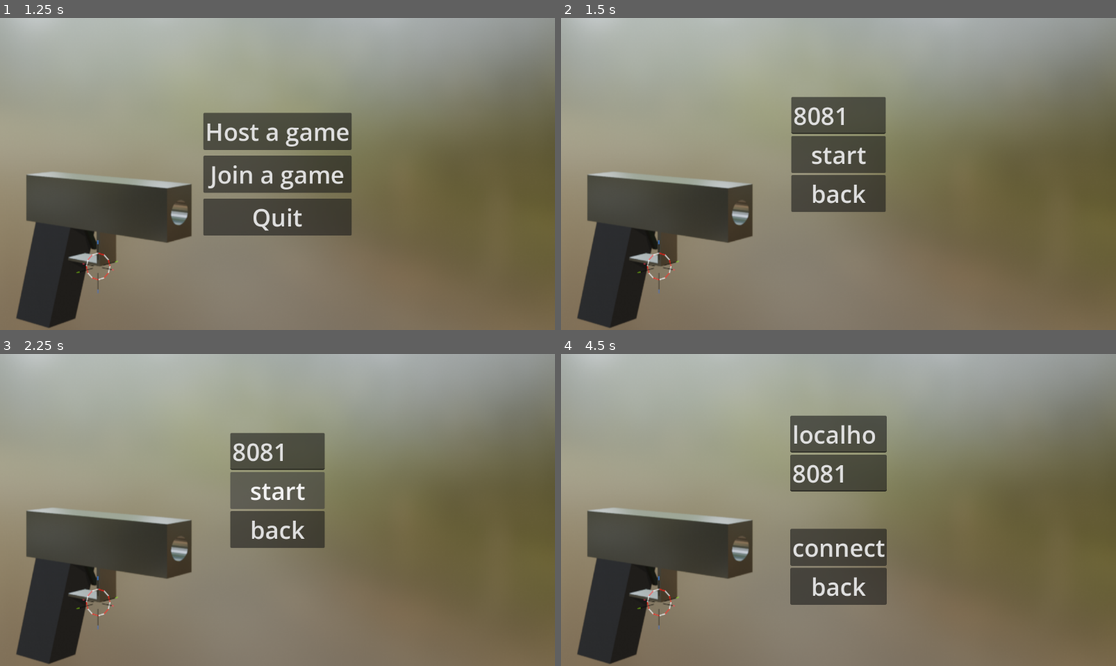
Above: before the commit, frames 1-4 (two rows, left to right).
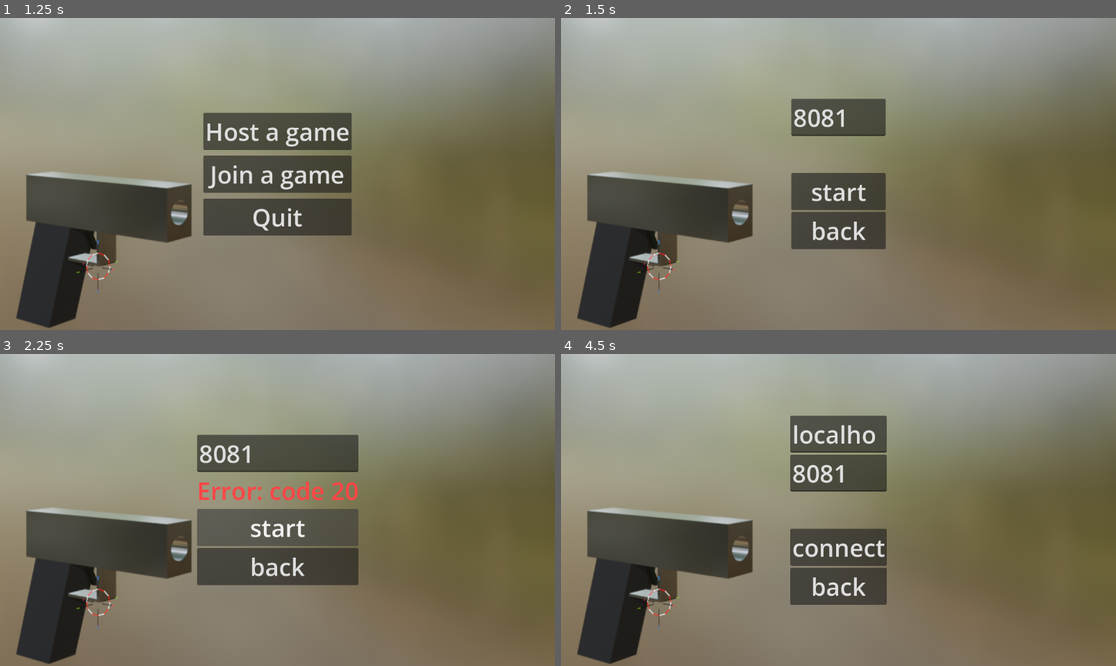
Above: after the commit, the same moments.

Repository: GazizVR/special-shot
Game: Godot game, scene res://scenes/Menu.tscn
Same seed, same stepped clock (60 frames per second), same inputs: the game is played once before the commit and once after it.
Inputs (mouse positions are in pixels of both pictures, inside the frame that each line leads up to):
- Up to frame 1 (1.25 s): tap Enter at 0.5 s; move the mouse to (399, 158) at 0.52 s; hold D (walk_right) from 0.53 s (still down); tap Ctrl (crouch) at 0.6 s
- Up to frame 2 (1.5 s): release D (walk_right) at 1.25 s; click "Host a game" at 1.25 s
- Up to frame 3 (2.25 s): click "start" at 2 s
- Up to frame 4 (4.5 s): click "start" at 2.75 s; click "back" at 3.5 s; click "Join a game" at 4.25 s

Frame 1 is identical in both runs. In frame 2, 5.1% of the frame differs, in the area x 41-59%, y 25-75%; in frame 3, 9.7%, in the area x 35-65%, y 25-75%; in frame 4, nothing differs.

Commit message:
new icon.svg

Diff:
--- a/scenes/Menu.tscn
+++ b/scenes/Menu.tscn
@@ -54,11 +54,19 @@
 
 [node name="HostMenu" type="VBoxContainer" parent="." unique_id=2026598264]
 visible = false
-layout_mode = 0
-offset_left = 478.0
-offset_top = 164.0
-offset_right = 518.0
-offset_bottom = 204.0
+layout_mode = 1
+anchors_preset = 8
+anchor_left = 0.5
+anchor_top = 0.5
+anchor_right = 0.5
+anchor_bottom = 0.5
+offset_left = -98.0
+offset_top = -156.0
+offset_right = 98.0
+offset_bottom = 156.0
+grow_horizontal = 2
+grow_vertical = 2
+alignment = 1
 
 [node name="PortEdit" type="LineEdit" parent="HostMenu" unique_id=748334819]
 layout_mode = 2
@@ -67,7 +75,6 @@
 placeholder_text = "port"
 
 [node name="ErrLabel" type="Label" parent="HostMenu" unique_id=1047974689]
-visible = false
 layout_mode = 2
 theme_override_colors/font_color = Color(1, 0.27058825, 0.27058825, 1)
 theme_override_font_sizes/font_size = 50
Not shown, changed: icon.svg
Not shown, changed: icon.svg.import
